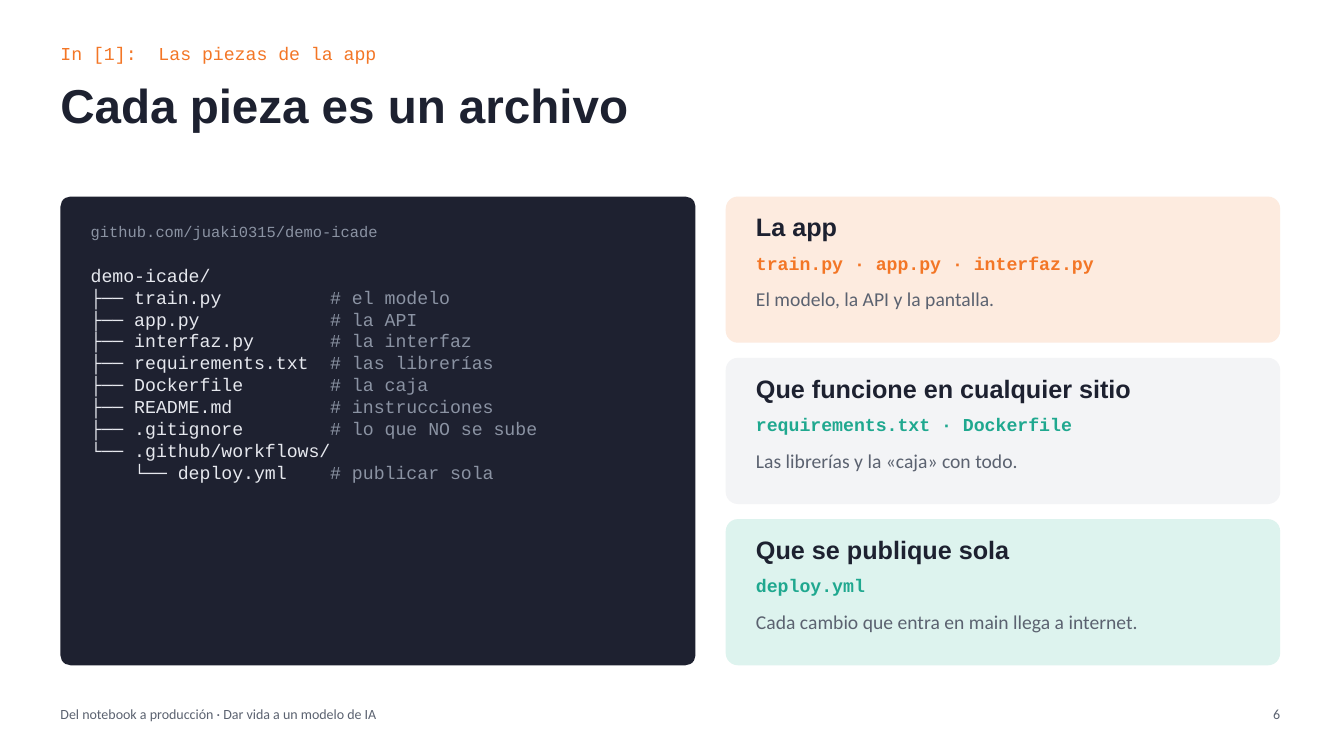
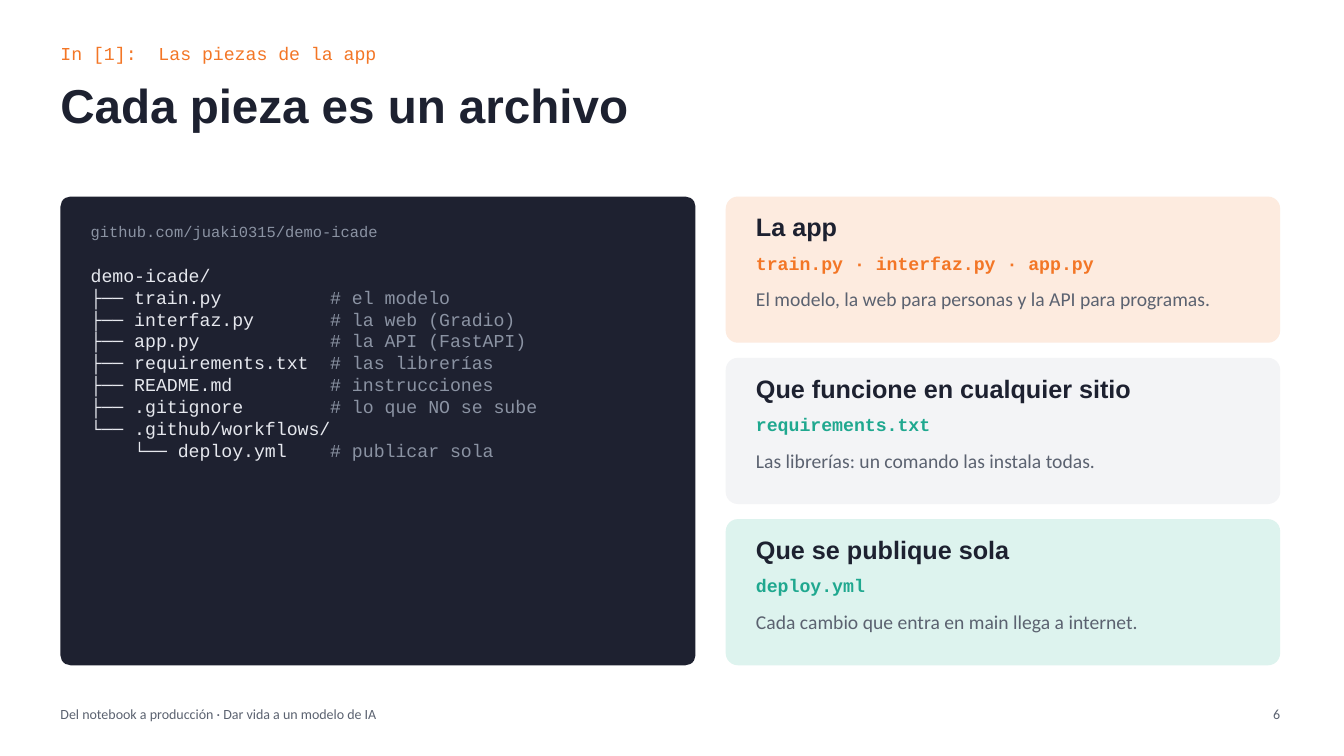
Before and after one commit to juaki0315/demo-icade, a slide deck: slide 6 of charla/Del_notebook_a_produccion.pptx. Drawn at 1344x756 pixels with LibreOffice and Linux fonts; fonts in the diff are those of the drawing. Boxes give left, top, right and bottom in pixels: in the first picture for what was removed or moved away, otherwise in the second. Text is boxed around its words. In the diff, an @@ line names an element or a change of style, - is before the commit and + after.

Commit message:
changed to gradio

```diff
--- a/charla/Del_notebook_a_produccion.pptx
+++ b/charla/Del_notebook_a_produccion.pptx
@@ text at [756, 257, 1093, 274]: text changed @@
-train.py · app.py · interfaz.py
+train.py · interfaz.py · app.py
@@ text at [756, 292, 1210, 310]: text changed @@
-El modelo, la API y la pantalla.
+El modelo, la web para personas y la API para programas.
@@ text at [134, 313, 526, 351]: text changed; text colour #E6E8EE to #8B93A3 @@
-├── app.py # la API
-├── interfaz.py # la interfaz
+├── interfaz.py # la web (Gradio)
+├── app.py # la API (FastAPI)
@@ text at [134, 378, 429, 395]: paragraph removed @@
-├── Dockerfile # la caja
@@ text at [756, 418, 930, 435]: text changed @@
-requirements.txt · Dockerfile
+requirements.txt
@@ text at [756, 454, 1095, 468]: text changed @@
-Las librerías y la «caja» con todo.
+Las librerías: un comando las instala todas.
```
Also in this commit, not shown: 12 other slides changed, 1 slide added, 1 slide removed, 8 other files.
